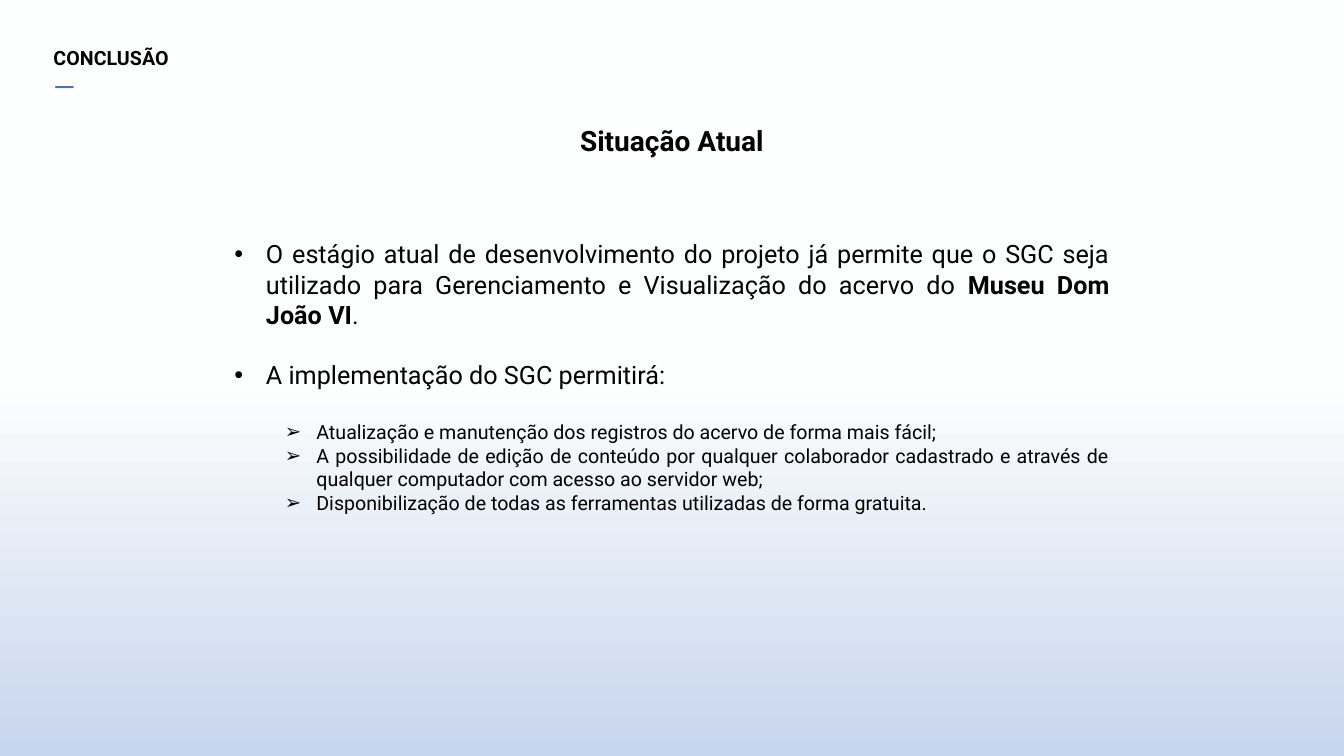
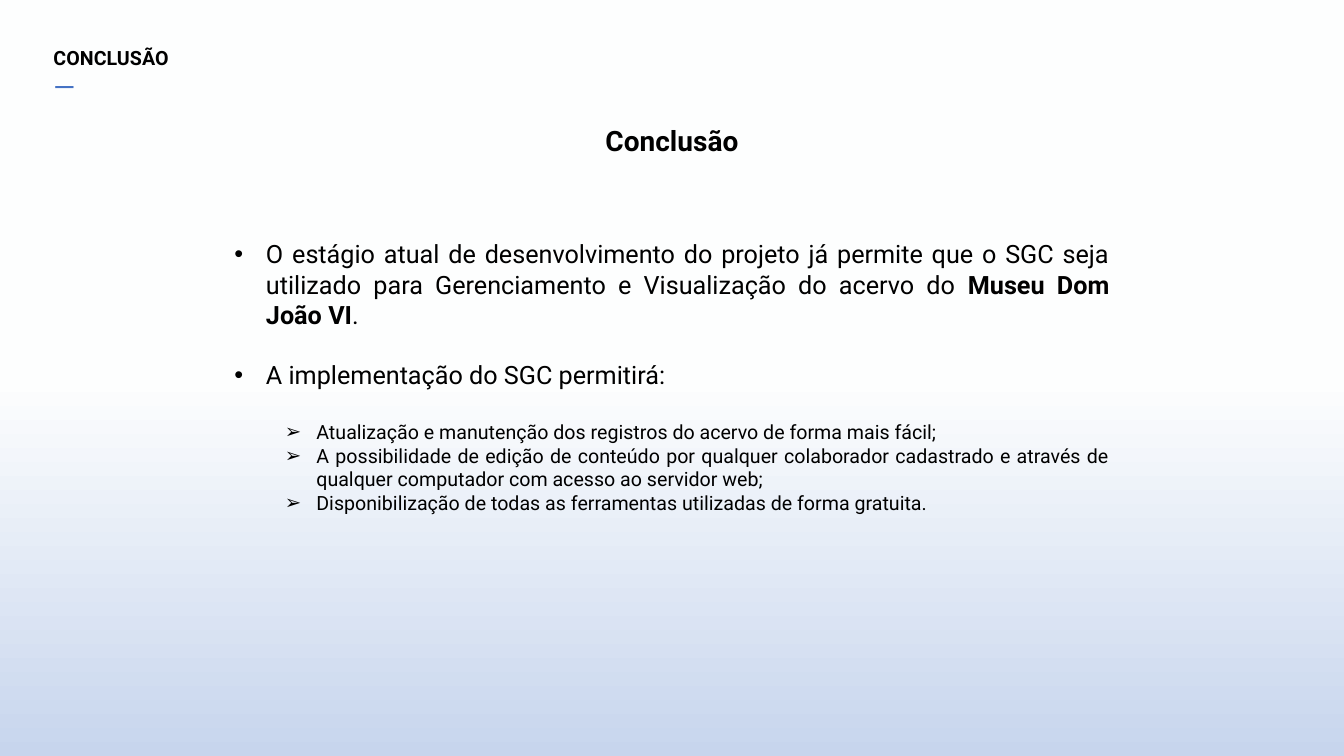
Before and after one commit to dmcallan/mdjvi, a slide deck: slide 35 of Monografia/Apresentação Monografia.pptx (slide 34 before the commit). Drawn at 1344x756 pixels with LibreOffice and Linux fonts; fonts in the diff are those of the drawing; background and template pictures are left out. Boxes give left, top, right and bottom in pixels: in the first picture for what was removed or moved away, otherwise in the second. Text is boxed around its words. In the diff, an @@ line names an element or a change of style, - is before the commit and + after.

```diff
--- a/Monografia/Apresentação Monografia.pptx
+++ b/Monografia/Apresentação Monografia.pptx
@@ text at <box>605,130,738,152</box>: text changed @@
-Situação Atual
+Conclusão
```
Also in this commit, not shown: 2 other slides changed, 1 slide added, 1 other file.
